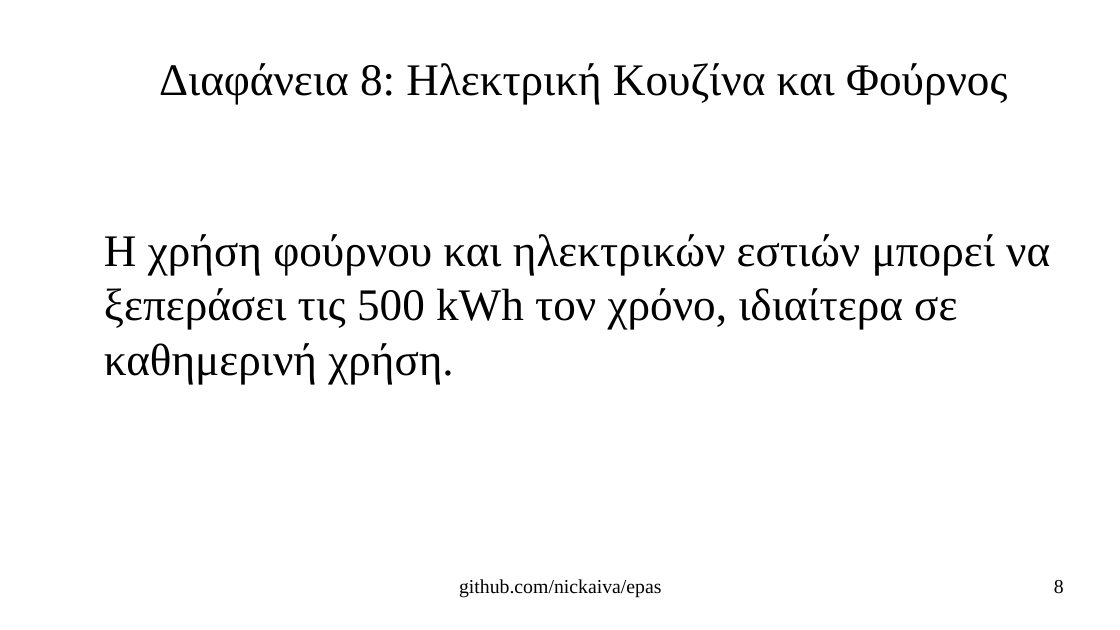
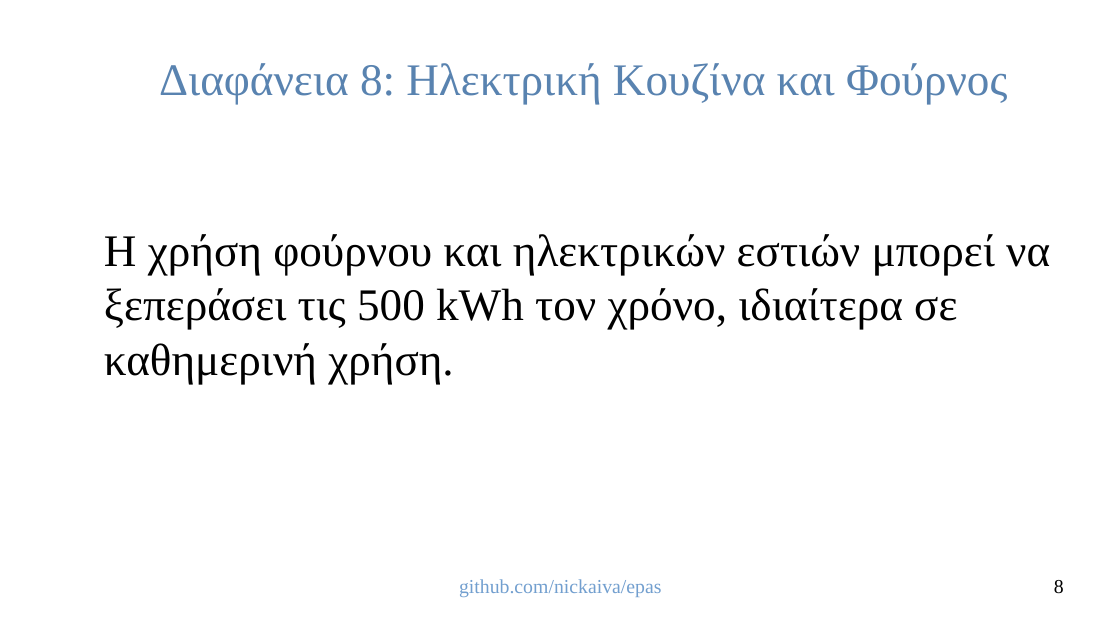
Before and after one commit to nickaiva/epas, a slide deck: slide 8 of HouseholdDevices.odp. Drawn at 1120x630 pixels with LibreOffice and Linux fonts; fonts in the diff are those of the drawing. Boxes give left, top, right and bottom in pixels: in the first picture for what was removed or moved away, otherwise in the second. Text is boxed around its words. In the diff, an @@ line names an element or a change of style, - is before the commit and + after.

```diff
--- a/HouseholdDevices.odp
+++ b/HouseholdDevices.odp
@@ title "Διαφάνεια 8: Ηλεκτρική Κουζίνα και ..." at <box>159,63,1007,105</box>: text colour #000000 to #5983B0 @@
@@ text "github.com/nickaiva/epas" at <box>459,579,662,597</box>: text colour #000000 to #729FCF @@
```
Also in this commit, not shown: 9 other slides changed, 1 other file.
